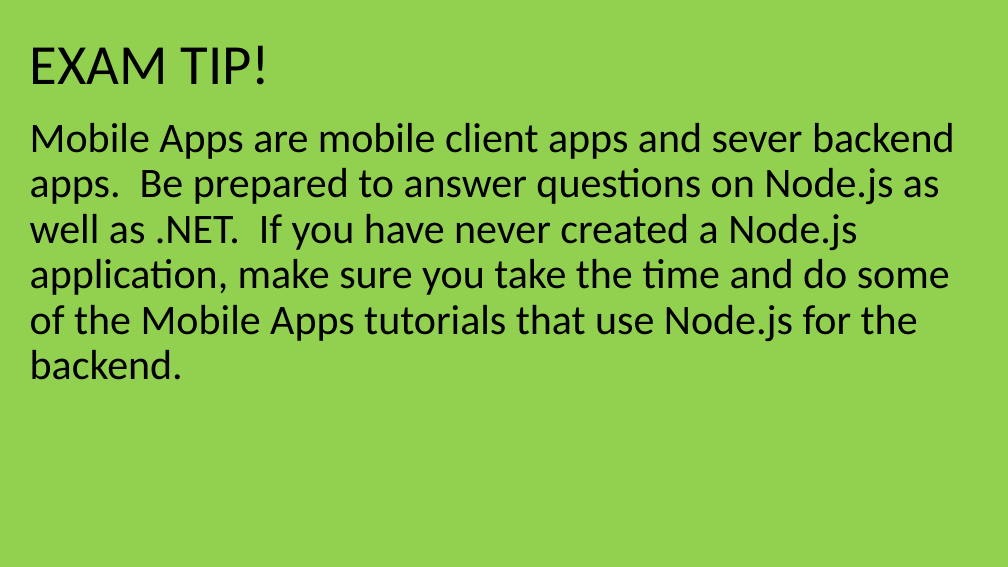
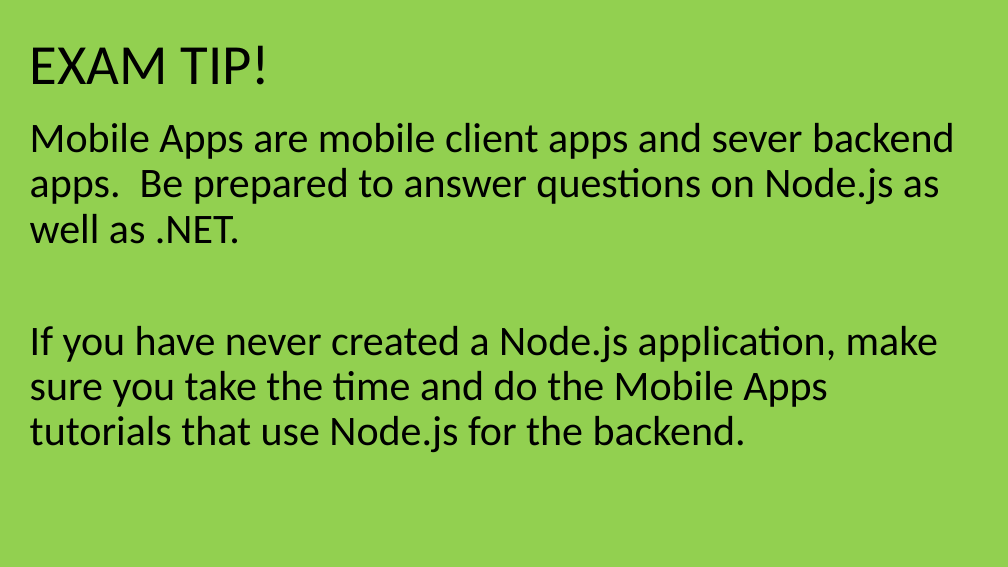
Before and after one commit to guruskill/70-534, a slide deck: slide 51 of Presentations/2017-10-18-Milwaukee/70-534-WebAndMobile.pptx (slide 52 before the commit). Drawn at 1008x567 pixels with LibreOffice and Linux fonts; fonts in the diff are those of the drawing. Boxes give left, top, right and bottom in pixels: in the first picture for what was removed or moved away, otherwise in the second. Text is boxed around its words. In the diff, an @@ line names an element or a change of style, - is before the commit and + after.

```diff
--- a/Presentations/2017-10-18-Milwaukee/70-534-WebAndMobile.pptx
+++ b/Presentations/2017-10-18-Milwaukee/70-534-WebAndMobile.pptx
@@ text at (30, 123, 954, 452): text changed @@
-Mobile Apps are mobile client apps and sever backend apps. Be prepared to answer questions on Node.js as well as .NET. If you have never created a Node.js application, make sure you take the time and do some of the Mobile Apps tutorials that use Node.js for the backend.
+Mobile Apps are mobile client apps and sever backend apps. Be prepared to answer questions on Node.js as well as .NET.
+If you have never created a Node.js application, make sure you take the time and do the Mobile Apps tutorials that use Node.js for the backend.
```
Also in this commit, not shown: 32 other slides changed, 1 slide removed, 7 other files.
